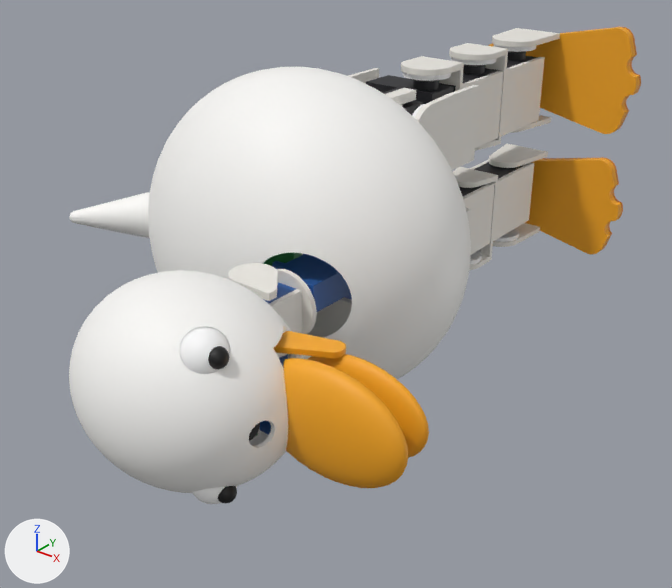
A saved change to the glTF model salida/pato.glb.
Both versions are drawn from a 50 mm lens placed at (0.257, -0.518, 0.161), pointed at (0.012, -0.211, -0.029). The axes (+X, +Y, +Z) are drawn at lower left. The lights are the same throughout. The first picture is the older version. Where no turn or scale is listed for an object, it has been applied to the vertices. Vertices at exactly the same position are counted once.

Names of what the first picture shows: 'cabeza_inferior', 'cabeza_superior', 'cuerpo_inferior', 'cuerpo_superior', 'estante_b', 'horn_boca', 'ojos', 'paleta_pie_der', 'paleta_pie_izq', 'pico_inf', 'pico_superior', 'pupilas', 'soporte_cabeza', 'soporte_canilla_der', 'soporte_canilla_izq', 'soporte_muslo_izq', 'soporte_u_izq' and 25 more.
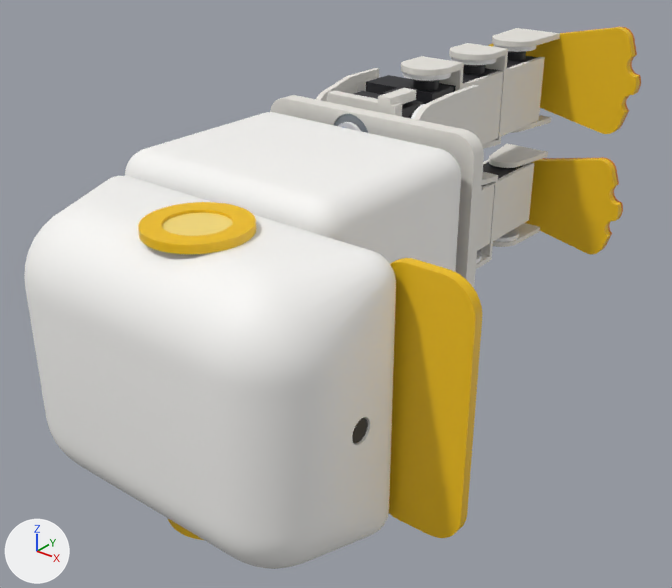
Where the change shows, as pixel boxes (x1, y1, x2, y2) in the pictures (672 x 588 px; the box of a moved part takes in the faces that stretch with it):
'cupula', added: after (24, 176, 396, 569)
'cuerpo_superior', reshaped: before (69, 77, 434, 377); after (125, 128, 412, 264)
'cabeza_superior', deleted: before (69, 273, 288, 493)
'pico_superior', recoloured, reshaped: before (283, 358, 408, 488); after (389, 258, 482, 538)
'cuerpo_inferior', reshaped: before (217, 67, 471, 379); after (215, 112, 461, 271)
'paleta_pie_izq', recoloured (orange to yellow): (489, 27, 640, 134) in both
'piso_tronco', reshaped (not visible before): after (270, 95, 484, 288)
'paleta_pie_der', recoloured (orange to yellow): (526, 158, 622, 254) in both
'pico_inf', deleted (orange): before (273, 331, 429, 458)
'ojo_aro_izq', added (yellow): after (138, 202, 256, 254)
'cabeza_inferior', deleted: before (159, 270, 303, 458)
'ojos', deleted: before (180, 327, 237, 504)
'soporte_cabeza', deleted: before (228, 263, 278, 301)
'ojo_disco_izq', added (yellow): after (162, 213, 233, 236)
'pupilas', deleted: before (208, 346, 237, 503)
'ojo_aro_der', added (mostly hidden): after (168, 519, 203, 540)
'horn_boca', deleted (mostly hidden): before (276, 352, 287, 358)
part 1 of me_pico_superior, deleted (orange): before (283, 358, 408, 488)
part 2 of me_pico_superior, added (yellow): after (389, 258, 482, 538)
part 4 of me_estante_b, moved or reshaped (not visible afterwards): before (307, 300, 352, 337)
'servo_cuello_yaw', unchanged, covered by the edit: before (272, 254, 349, 312)
'soporte_cuello', unchanged, covered by the edit: before (269, 269, 317, 334)

The change, as a diff of the scene's bpy script:
```diff
--- a/salida/pato.glb.py
+++ b/salida/pato.glb.py
@@ mat_paleta_pie_izq @@
 mat_paleta_pie_izq = principled_material('paleta_pie_izq')
-mat_paleta_pie_izq.base_color = (0.918, 0.388, 0.0118)  # orange #f6a71c
+mat_paleta_pie_izq.base_color = (0.898, 0.541, 0.00392)  # yellow #f3c20d
 mat_paleta_pie_izq.roughness = 0.55
@@ mat_paleta_pie_der @@
 mat_paleta_pie_der = principled_material('paleta_pie_der')
-mat_paleta_pie_der.base_color = (0.918, 0.388, 0.0118)  # orange #f6a71c
+mat_paleta_pie_der.base_color = (0.898, 0.541, 0.00392)  # yellow #f3c20d
 mat_paleta_pie_der.roughness = 0.55
@@ mat_pico_superior @@
 mat_pico_superior = principled_material('pico_superior')
-mat_pico_superior.base_color = (0.918, 0.388, 0.0118)  # orange #f6a71c
+mat_pico_superior.base_color = (0.898, 0.541, 0.00392)  # yellow #f3c20d
 mat_pico_superior.roughness = 0.55
@@ me_pico_superior @@
-me_pico_superior.from_pydata(...)  # 396 vertices, 788 faces; spans x 0.0473..0.094, y -0.043..-0.029, z -0.02..0.02
+me_pico_superior.from_pydata(...)  # 88 vertices, 172 faces; spans x 0.063..0.099, y -0.011..-0.007, z -0.048..0.048
+# me_pico_superior part 1: 396 vertices removed from x 0.0473..0.094, y -0.043..-0.029, z -0.02..0.02
+# me_pico_superior part 2: 88 vertices added at x 0.063..0.099, y -0.011..-0.007, z -0.048..0.048
 me_pico_superior.materials.append(mat_pico_superior)
@@ me_piso_tronco @@
-me_piso_tronco.from_pydata(...)  # 448 vertices, 900 faces; spans x -0.053..0.053, y 0.034..0.042, z -0.0505..0.0505
+me_piso_tronco.from_pydata(...)  # 408 vertices, 820 faces; spans x -0.05..0.066, y 0.034..0.042, z -0.05..0.05
+# me_piso_tronco part 3: 128 vertices removed from x -0.053..0.053, y 0.034..0.042, z -0.0505..0.0505; 88 vertices added at x -0.05..0.066, y 0.034..0.042, z -0.05..0.05
 me_piso_tronco.materials.append(mat_piso_tronco)
@@ me_estante_b @@
-me_estante_b.from_pydata(...)  # 136 vertices, 272 faces; spans x -0.068..0.068, y -0.027..-0.024, z -0.063..0.063
+me_estante_b.from_pydata(...)  # 96 vertices, 192 faces; spans x -0.0465..0.0625, y -0.027..-0.024, z -0.0425..0.0425
+# me_estante_b part 4
+# 128 vertices are removed from x -0.068..0.068, y -0.027..-0.024, z -0.063..0.063
+# 264 faces are deleted
+# 44 vertices are added at x -0.0465..0.0625, y -0.027, z -0.0425..0.0425
+# 44 new vertices lie (0.0, 0.003, 0.0) away from vertices in x -0.0465..0.0625, y -0.027, z -0.0425..0.0425
+# 184 new faces join them
 me_estante_b.materials.append(mat_estante_b)
@@ me_cuerpo_inferior @@
-me_cuerpo_inferior.from_pydata(...)  # 1336 vertices, 2672 faces; spans x -0.08..0.08, y -0.012..0.044, z -0.075..0.075
+me_cuerpo_inferior.from_pydata(...)  # 508 vertices, 1016 faces; spans x -0.05..0.066, y -0.012..0.027, z -0.046..0.046
+# me_cuerpo_inferior part 5: 1332 vertices removed from x -0.08..0.08, y -0.012..0.044, z -0.075..0.075; 504 vertices added at x -0.05..0.066, y -0.012..0.027, z -0.046..0.046
 me_cuerpo_inferior.materials.append(mat_cuerpo_inferior)
@@ me_cuerpo_superior @@
-me_cuerpo_superior.from_pydata(...)  # 1687 vertices, 3374 faces; spans x -0.103..0.078, y -0.06..-0.012, z -0.073..0.073
+me_cuerpo_superior.from_pydata(...)  # 922 vertices, 1844 faces; spans x -0.05..0.066, y -0.064..-0.012, z -0.046..0.046
+# me_cuerpo_superior part 6: 1683 vertices removed from x -0.103..0.078, y -0.06..-0.012, z -0.073..0.073; 918 vertices added at x -0.05..0.066, y -0.064..-0.012, z -0.046..0.046
 me_cuerpo_superior.materials.append(mat_cuerpo_superior)
@@ ob_horn_boca @@
-ob_horn_boca = bpy.data.objects.new('horn_boca', me_horn_boca)
@@ ob_pico_inf @@
-ob_pico_inf = bpy.data.objects.new('pico_inf', me_pico_inf)
@@ ob_cabeza_inferior @@
-ob_cabeza_inferior = bpy.data.objects.new('cabeza_inferior', me_cabeza_inferior)
@@ ob_cabeza_superior @@
-ob_cabeza_superior = bpy.data.objects.new('cabeza_superior', me_cabeza_superior)
@@ ob_soporte_cabeza @@
-ob_soporte_cabeza = bpy.data.objects.new('soporte_cabeza', me_soporte_cabeza)
@@ ob_ojos @@
-ob_ojos = bpy.data.objects.new('ojos', me_ojos)
@@ ob_pupilas @@
-ob_pupilas = bpy.data.objects.new('pupilas', me_pupilas)
@@ ob_ojo_aro_der @@
+ob_ojo_aro_der = bpy.data.objects.new('ojo_aro_der', me_ojo_aro_der)  # 160 vertices, 320 faces; spans x -0.003..0.033, y -0.057..-0.021, z -0.055..-0.052; in mat_ojo_aro_der (yellow #f3c20d)
+ob_ojo_aro_der.location = (0.04, -0.295, 0.0)
@@ ob_ojo_disco_izq @@
+ob_ojo_disco_izq = bpy.data.objects.new('ojo_disco_izq', me_ojo_disco_izq)  # a 40-sided cylinder along z spanning x 0.004..0.026, y -0.05..-0.028, z 0.052..0.054; in mat_ojo_disco_izq (yellow #f9de7a)
+ob_ojo_disco_izq.location = (0.04, -0.295, 0.0)
@@ ob_ojo_aro_izq @@
+ob_ojo_aro_izq = bpy.data.objects.new('ojo_aro_izq', me_ojo_aro_izq)  # 160 vertices, 320 faces; spans x -0.003..0.033, y -0.057..-0.021, z 0.052..0.055; in mat_ojo_aro_izq (yellow #f3c20d)
+ob_ojo_aro_izq.location = (0.04, -0.295, 0.0)
@@ ob_cupula @@
+ob_cupula = bpy.data.objects.new('cupula', me_cupula)  # 1252 vertices, 2504 faces; spans x -0.055..0.075, y -0.07..-0.0145, z -0.052..0.052; in mat_cabeza_inferior (white #fbfaf7)
+ob_cupula.location = (0.04, -0.295, 0.0)
```
